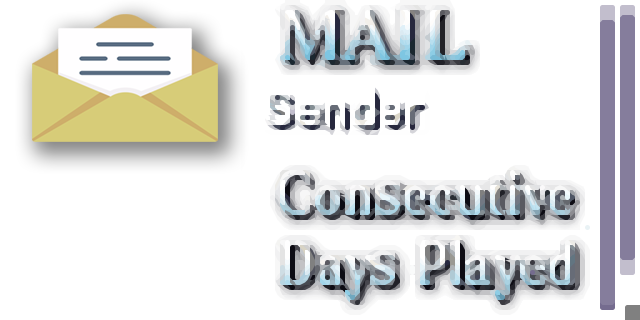
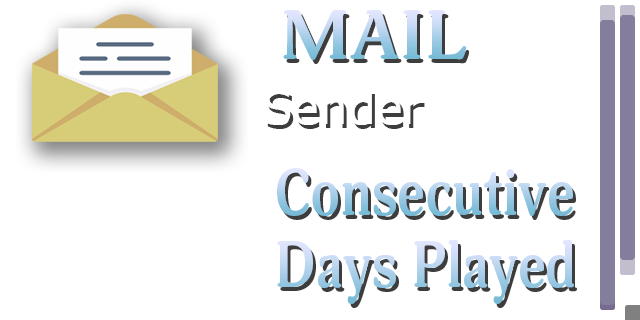
Layered file, before and after one edit (640×320). Changes by layer:
added layer "Days Played" above "Consecutive" over [277, 240, 574, 304]
added layer "Consecutive" above "Sender" over [277, 168, 573, 216]
added layer "Sender" above "MAIL" over [265, 90, 422, 125]
added layer "MAIL" above "08c605b053053fa776d5b6e4" over [283, 10, 466, 60]
painted on "08c605b053053fa776d5b6e4" over [265, 0, 590, 315]
